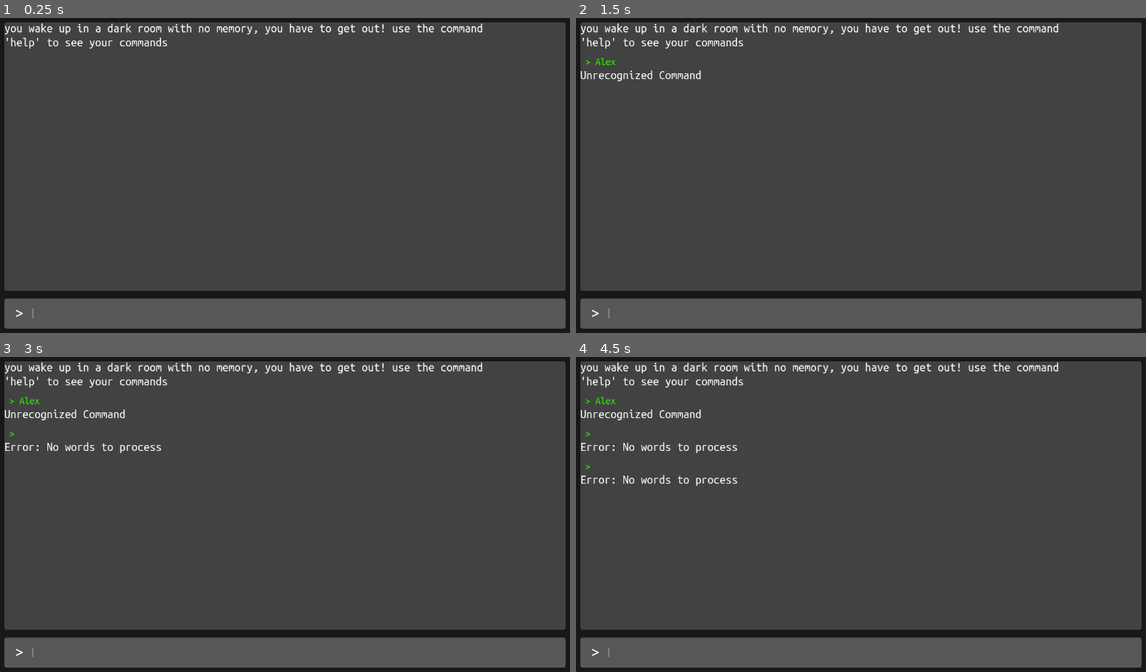
Above: before the commit, frames 1-4 (two rows, left to right).
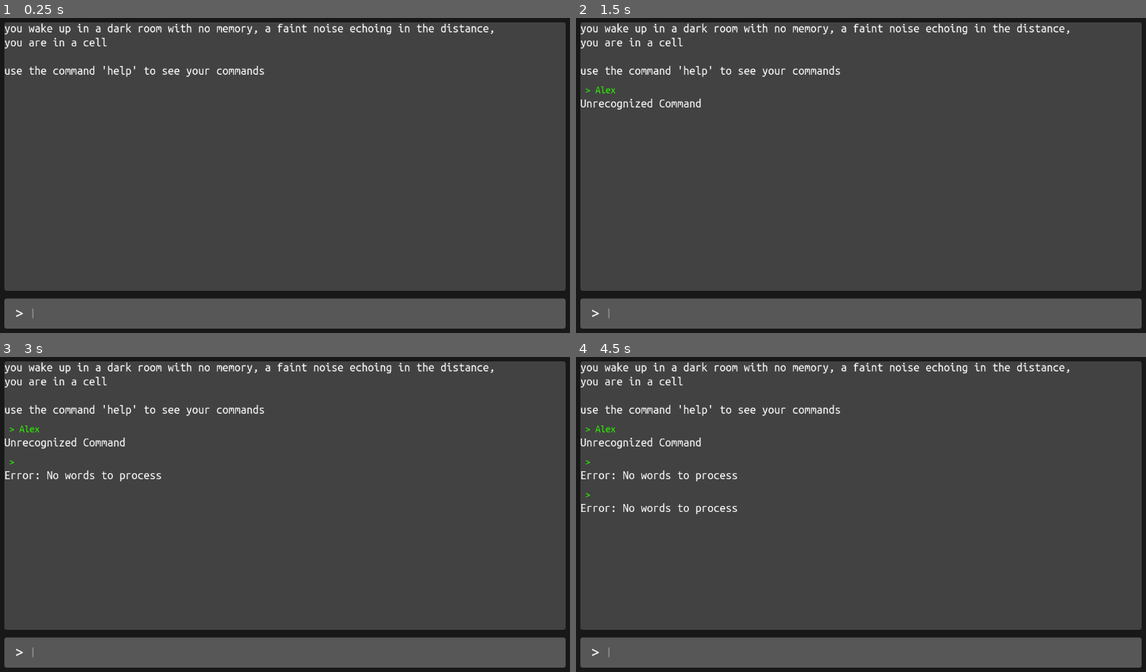
Above: after the commit, the same moments.

Repository: AkIszler/firstRPGGame
Game: Godot game, scene res://scenes/main_game.tscn
Two runs of this game, one before a commit and one after it. Both use one fixed random seed, a clock stepped at 60 frames per second and the inputs below.
Inputs (mouse positions are in pixels of both pictures, inside the frame that each line leads up to):
- Up to frame 1 (0.25 s): no input
- Up to frame 2 (1.5 s): click (872, 314) at 0.52 s; type "Alex" at 0.6 s; tap Enter at 1.25 s
- Up to frame 3 (3 s): tap Space at 2 s; tap Enter at 2.75 s
- Up to frame 4 (4.5 s): tap Space at 3.5 s; tap Enter at 4.25 s

The runs differ from the first frame. In frame 1, 1.2% of the frame differs, in the area x 0-87%, y 1-19%; in frame 2, 1.7%; in frame 3, 2.1%; in frame 4, 2.6%, in the area x 0-87%, y 1-50%.

Commit message:
checking

Diff:
--- a/scenes/response.tscn
+++ b/scenes/response.tscn
@@ -5,8 +5,8 @@
 [node name="userResponse" type="Label"]
 custom_minimum_size = Vector2(1000, 0)
 layout_direction = 2
-offset_left = 5.0
-offset_right = 257.0
+offset_left = 10.0
+offset_right = 1010.0
 offset_bottom = 25.0
 size_flags_vertical = 0
 theme = ExtResource("1_w3bob")
--- a/scripts/CommandNode.gd
+++ b/scripts/CommandNode.gd
@@ -18,6 +18,8 @@
 		"help":
 			return help()
 
+		"search": return search()
+
 		_: return "Unrecognized Command"
 
 
@@ -30,4 +32,8 @@
 	return "you go %s" % secondWord
 
 func help():
-	return "help menu\nyou can use 'Go' to move\nyou can use 'Back' to go back"
+	return "help menu\nyou can use 'Go' to move\nyou can use 'Back' to go back\nyou can use'search' to look around the room, or investigate the area"
+
+
+func search():
+	return "you look around the room and find the door isn't latched all of the way"
--- a/scripts/main_game.gd
+++ b/scripts/main_game.gd
@@ -18,7 +18,7 @@
 	scrollbar.changed.connect(scroll_changed)
 	max_scroll_val = scrollbar.max_value
 	var startingMsg = Response.instantiate()
-	startingMsg.text = "you wake up in a dark room with no memory, you have to get out! use the command 'help' to see your commands"
+	startingMsg.text = "you wake up in a dark room with no memory, a faint noise echoing in the distance, you are in a cell\n\nuse the command 'help' to see your commands"
 	add_response_to_history(startingMsg)
 
 
